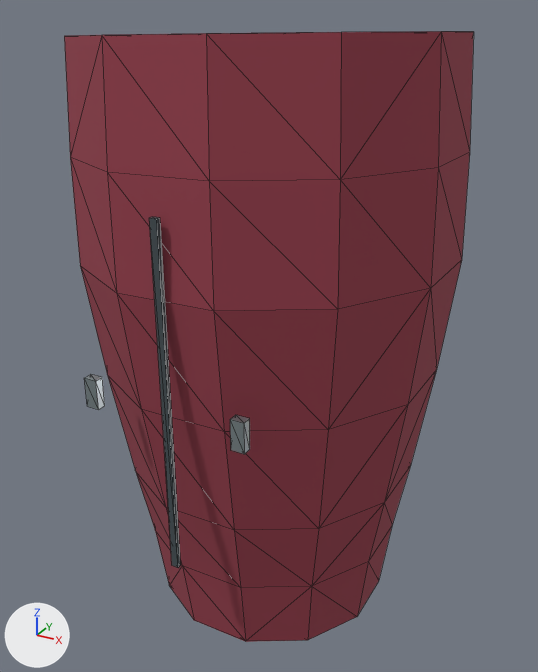
What one commit did to the glTF model Resource/Export/Modules/Outfit_Researcher_Male_Heavy_Trouser_L.glb.
Rendered twice from a camera (50 mm lens) standing at (0.35, -0.444, 0.975) and looking at (0.109, -0.007, 0.756). The lights are fixed; the arrows at lower left show +X, +Y and +Z. The picture after the commit comes second. Mesh edges are drawn as thin lines. Vertices at exactly the same position are counted once.

Objects in the first picture: 'Outfit_Researcher_Male_Heavy_Trouser_L'.
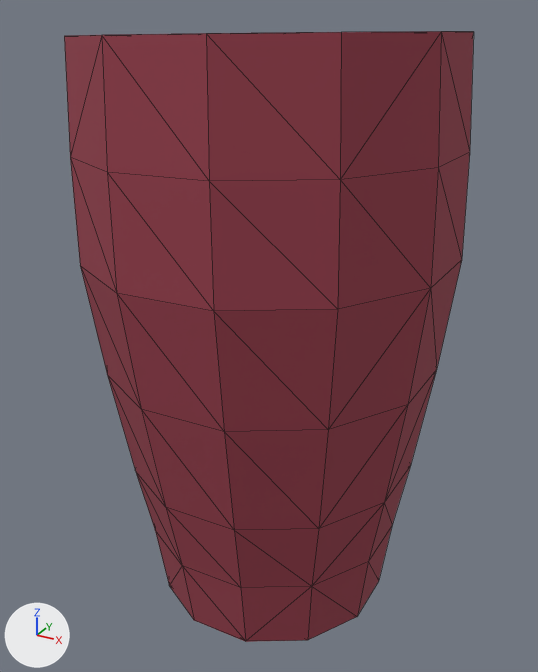
Changed parts and their boxes (x1, y1, x2, y2) in the pictures (538 x 672 px):
part 1 of me_outfit_researcher_male_heavy_trouser_l_mesh_001, deleted: before (84, 374, 105, 410)
part 2 of me_outfit_researcher_male_heavy_trouser_l_mesh_001, deleted: before (230, 415, 250, 454)
part 3 of me_outfit_researcher_male_heavy_trouser_l_mesh_001, deleted: before (149, 217, 181, 568)

The change, as a list of edits to the scene's bpy script:
```text
Change me_outfit_researcher_male_heavy_trouser_l_mesh_001:
    used by ob_outfit_researcher_male_heavy_trouser_l; location = (0.0, 0.0, 0.0)
    remove me_outfit_researcher_male_heavy_trouser_l_mesh_001.from_pydata(...)  # 132 vertices, 244 faces; spans x -0.018..0.234, y -0.138..0.123, z 0.547..0.964
    add me_outfit_researcher_male_heavy_trouser_l_mesh_001.from_pydata(...)  # 96 vertices, 184 faces; spans x -0.018..0.234, y -0.129..0.123, z 0.547..0.964
    me_outfit_researcher_male_heavy_trouser_l_mesh_001 part 1: the loose piece of 8 vertices spanning x 0.051..0.06, y -0.138..-0.132, z 0.746..0.766 is deleted
    me_outfit_researcher_male_heavy_trouser_l_mesh_001 part 2: the loose piece of 8 vertices spanning x 0.156..0.165, y -0.138..-0.132, z 0.746..0.766 is deleted
    me_outfit_researcher_male_heavy_trouser_l_mesh_001 part 3: the loose piece of 8 vertices spanning x 0.106..0.111, y -0.133..-0.13, z 0.639..0.872 is deleted
    other edits to the shape of me_outfit_researcher_male_heavy_trouser_l_mesh_001 do not show in these pictures
    remove me_outfit_researcher_male_heavy_trouser_l_mesh_001.materials.append(mat_fabric_seam)  # greyish blue #424d52
    remove me_outfit_researcher_male_heavy_trouser_l_mesh_001.materials.append(mat_fastener_titanium)  # grey #a8b6ba
```
